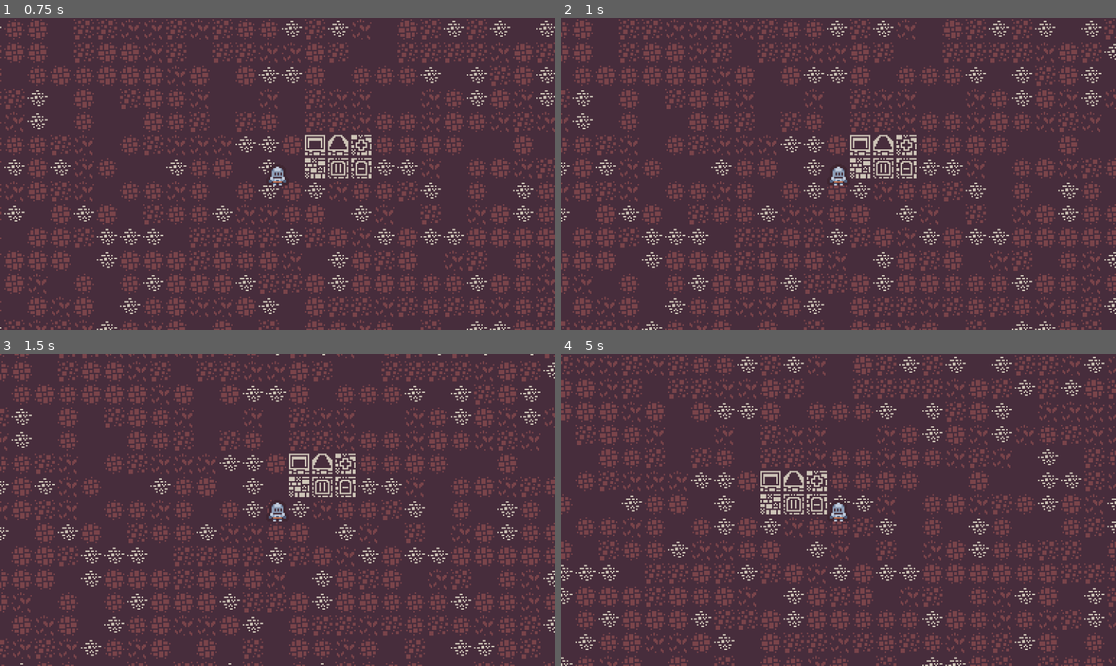
Above: before the commit, frames 1-4 (two rows, left to right).
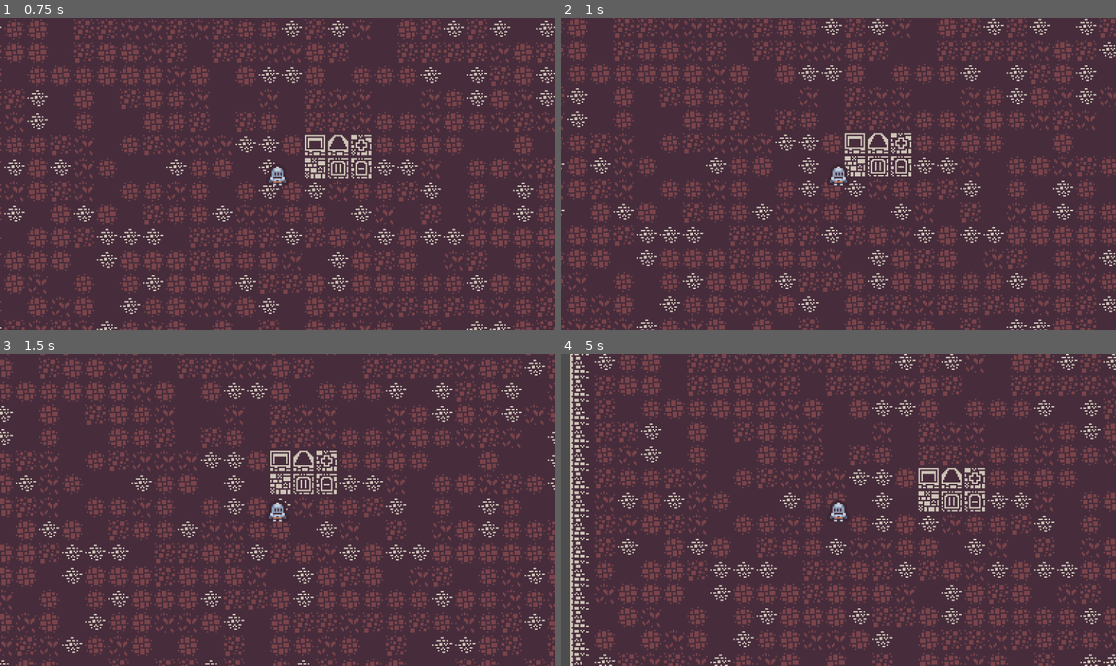
Above: after the commit, the same moments.

Repository: samleegray/OpenWorld
Game: Godot game, scene res://scenes/main.tscn
Same seed, same stepped clock (60 frames per second), same inputs: the game is played once before the commit and once after it.
Inputs:
- Up to frame 1 (0.75 s): tap Enter at 0.5 s; hold Right (ui_right) from 0.53 s (still down)
- Up to frame 2 (1 s): keep holding Right (ui_right)
- Up to frame 3 (1.5 s): release Right (ui_right) at 1.28 s; hold Down (ui_down) from 1.28 s (still down)
- Up to frame 4 (5 s): release Down (ui_down) at 2.03 s; hold Right (ui_right) 2.03-2.78 s; hold Up (ui_up) 2.78-3.53 s; hold Left (ui_left) from 3.53 s (still down)

Frame 1 is identical in both runs. In frame 2, 29% of the frame differs, in the area x 0-100%, y 0-100%; in frame 3, 30%; in frame 4, 33%.

Commit message:
Think I got Y Sort Working?
It seems to be working correctly.

Diff:
--- a/scenes/main.tscn
+++ b/scenes/main.tscn
@@ -4,6 +4,7 @@
 [ext_resource type="PackedScene" uid="uid://duefegrhuc0jd" path="res://scenes/player/player.tscn" id="1_k0nw5"]
 
 [node name="Main" type="Node2D"]
+y_sort_enabled = true
 
 [node name="Ground" type="TileMapLayer" parent="."]
 tile_map_data = PackedByteArray("AABlAD0AAAAEAAAAAABlADwAAAAAAAAAAABlADsAAAACAAAAAABlADoAAAAEAAAAAABlADkAAAAEAAAAAABlAD …(118512 unchanged characters)…
--- a/scenes/tilesets/main.tres
+++ b/scenes/tilesets/main.tres
@@ -717,12 +717,9 @@
 47:11/0 = 0
 48:11/0 = 0
 0:12/0 = 0
-0:12/0/physics_layer_0/polygon_0/points = PackedVector2Array(-8, -8, 8, -8, 8, 8, -8, 8)
 1:12/0 = 0
-1:12/0/z_index = 1
 1:12/0/physics_layer_0/polygon_0/points = PackedVector2Array(-3.4375, -1, 3.5625, -1, 8, 8, -8, 8)
 2:12/0 = 0
-2:12/0/physics_layer_0/polygon_0/points = PackedVector2Array(-8, -8, 8, -8, 8, 8, -8, 8)
 3:12/0 = 0
 4:12/0 = 0
 5:12/0 = 0
@@ -770,11 +767,11 @@
 47:12/0 = 0
 48:12/0 = 0
 0:13/0 = 0
-0:13/0/physics_layer_0/polygon_0/points = PackedVector2Array(-8, -8, 8, -8, 8, 8, -8, 8)
+0:13/0/physics_layer_0/polygon_0/points = PackedVector2Array(-8, -8, 8, -8, 8, 0, -8, 0)
 1:13/0 = 0
-1:13/0/physics_layer_0/polygon_0/points = PackedVector2Array(-8, -8, 8, -8, 8, 8, -8, 8)
+1:13/0/physics_layer_0/polygon_0/points = PackedVector2Array(-8, -8, 8, -8, 8, 0, -8, 0)
 2:13/0 = 0
-2:13/0/physics_layer_0/polygon_0/points = PackedVector2Array(-8, -8, 8, -8, 8, 8, -8, 8)
+2:13/0/physics_layer_0/polygon_0/points = PackedVector2Array(-8, -8, 8, -8, 8, 0, -8, 0)
 3:13/0 = 0
 3:13/0/physics_layer_0/polygon_0/points = PackedVector2Array(-8, -8, 8, -8, 8, 8, -8, 8)
 4:13/0 = 0
